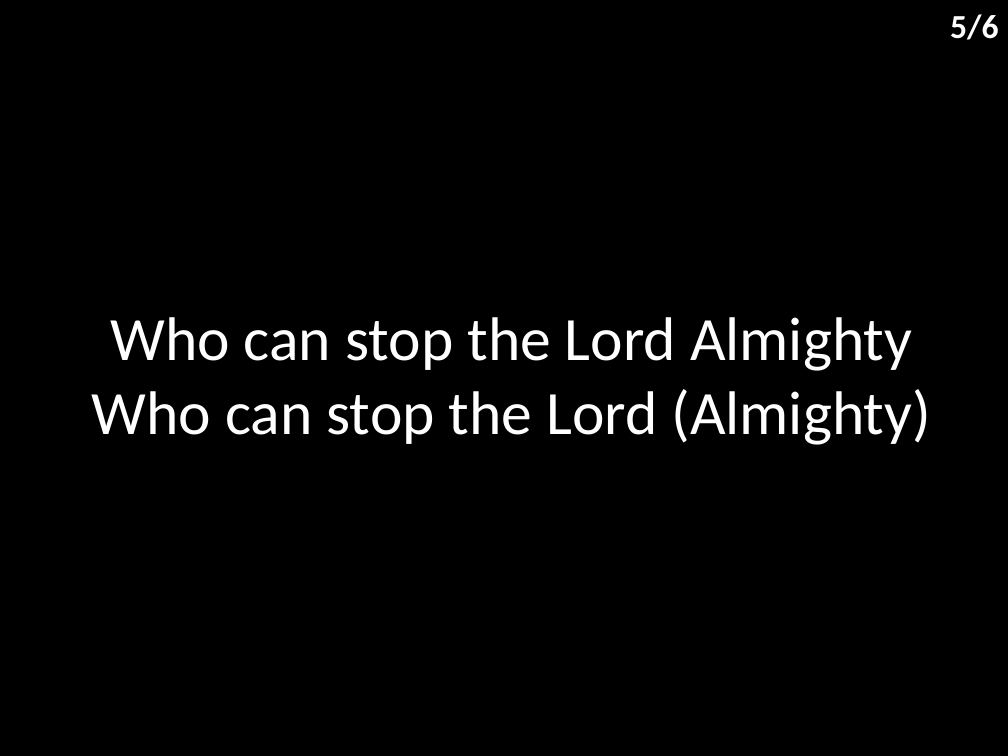
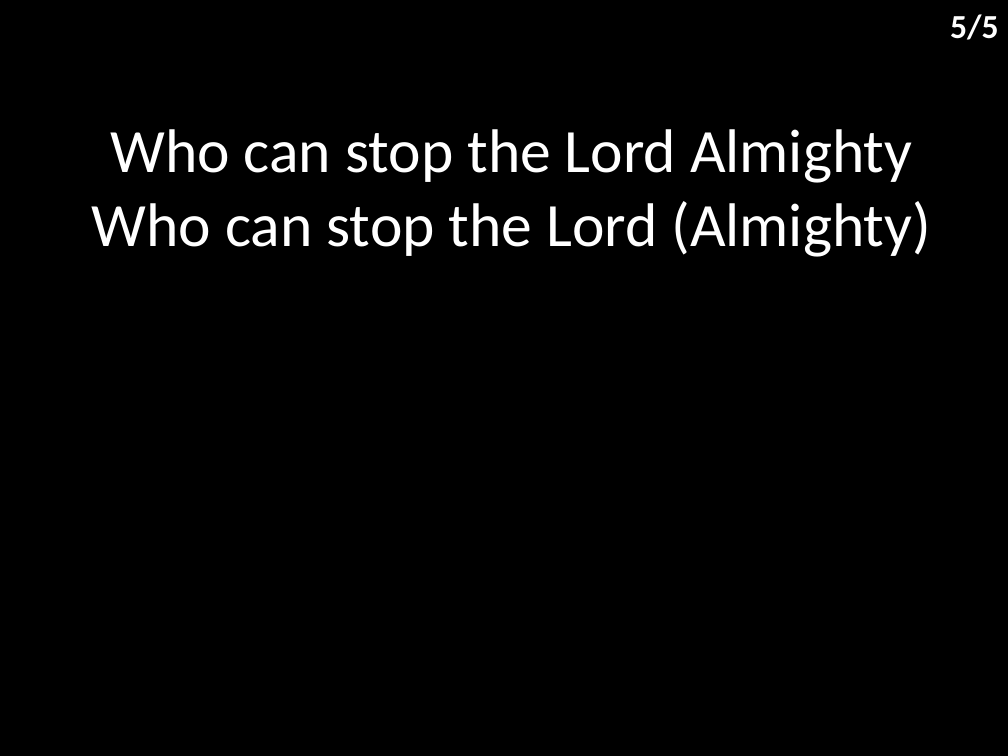
Before and after one commit to hoo-are-ya/worship, a slide deck: slide 6 of docs/songs/the lion and the lamb.pptx. Drawn at 1008x756 pixels with LibreOffice and Linux fonts; fonts in the diff are those of the drawing. Boxes give left, top, right and bottom in pixels: in the first picture for what was removed or moved away, otherwise in the second. Text is boxed around its words. In the diff, an @@ line names an element or a change of style, - is before the commit and + after.

```diff
--- a/docs/songs/the lion and the lamb.pptx
+++ b/docs/songs/the lion and the lamb.pptx
@@ subtitle "Who can stop the Lord ...": place and size @@
-subtitle "Who can stop the Lord ..." at (92, 317, 931, 445)
+subtitle "Who can stop the Lord ..." at (92, 129, 931, 257)
@@ text at (950, 14, 998, 40): text changed @@
-5/6
+5/5
```
Also in this commit, not shown: 5 other slides changed, 1 slide removed, 5 other files.
